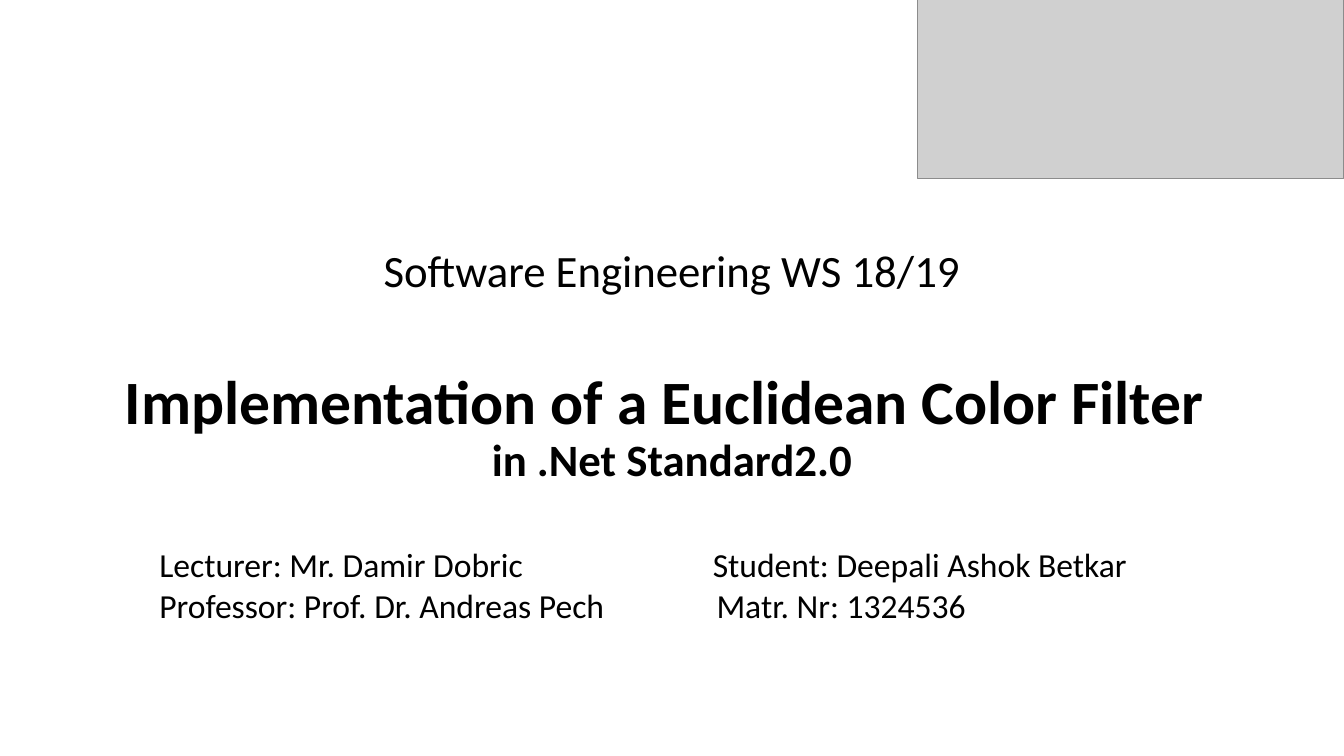
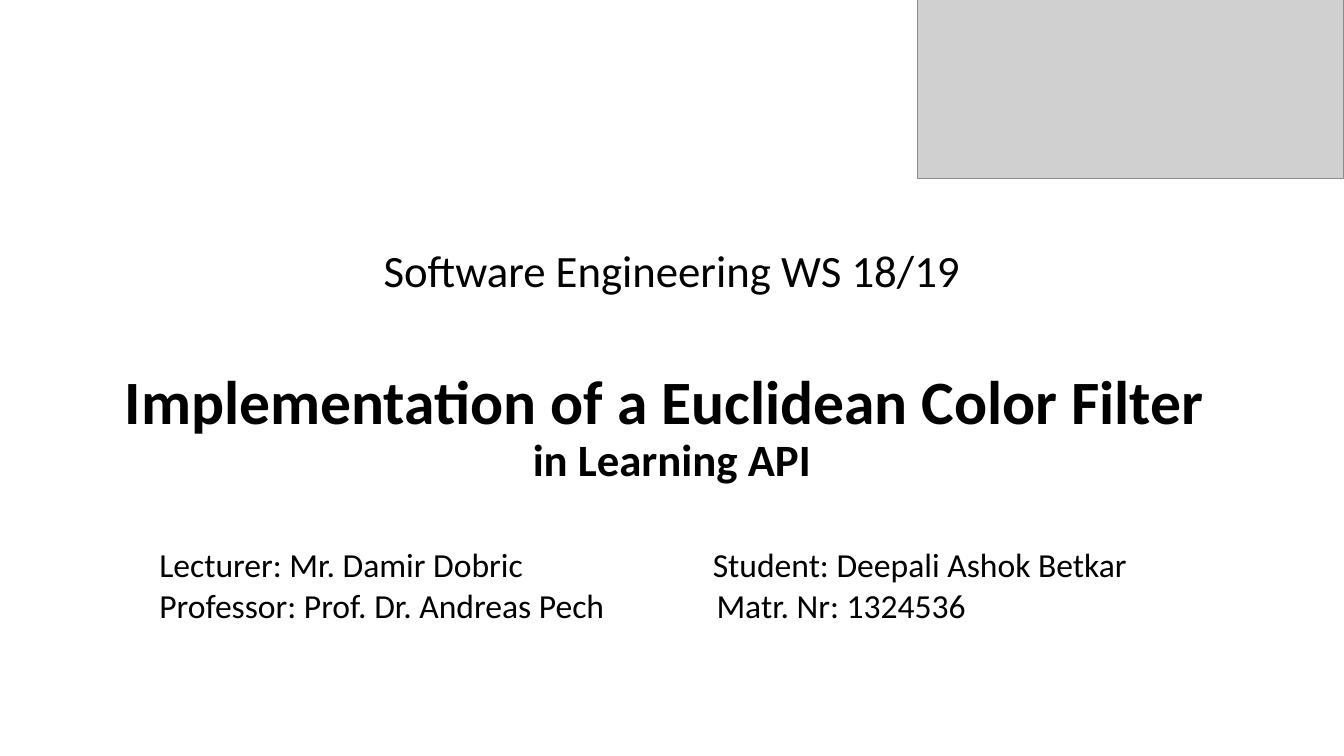
Before and after one commit to UniversityOfAppliedSciencesFrankfurt/LearningApi, a slide deck: slide 1 of LearningApi/EuclideanColorFilter/Documentation/Updated_Documents/Presentation_DeepaliBetkar.pptx. Drawn at 1344x756 pixels with LibreOffice and Linux fonts; fonts in the diff are those of the drawing; grey boxes stand for pictures. Boxes give left, top, right and bottom in pixels: in the first picture for what was removed or moved away, otherwise in the second. Text is boxed around its words. In the diff, an @@ line names an element or a change of style, - is before the commit and + after.

Commit message:
changes in PPT

```diff
--- a/LearningApi/EuclideanColorFilter/Documentation/Updated_Documents/Presentation_DeepaliBetkar.pptx
+++ b/LearningApi/EuclideanColorFilter/Documentation/Updated_Documents/Presentation_DeepaliBetkar.pptx
@@ title at (125,380,1203,484): text changed @@
-Implementation of a Euclidean Color Filter
-in .Net Standard2.0
+Implementation of a Euclidean Color Filter
+in Learning API
```
Also in this commit, not shown: 1 other slide changed.
